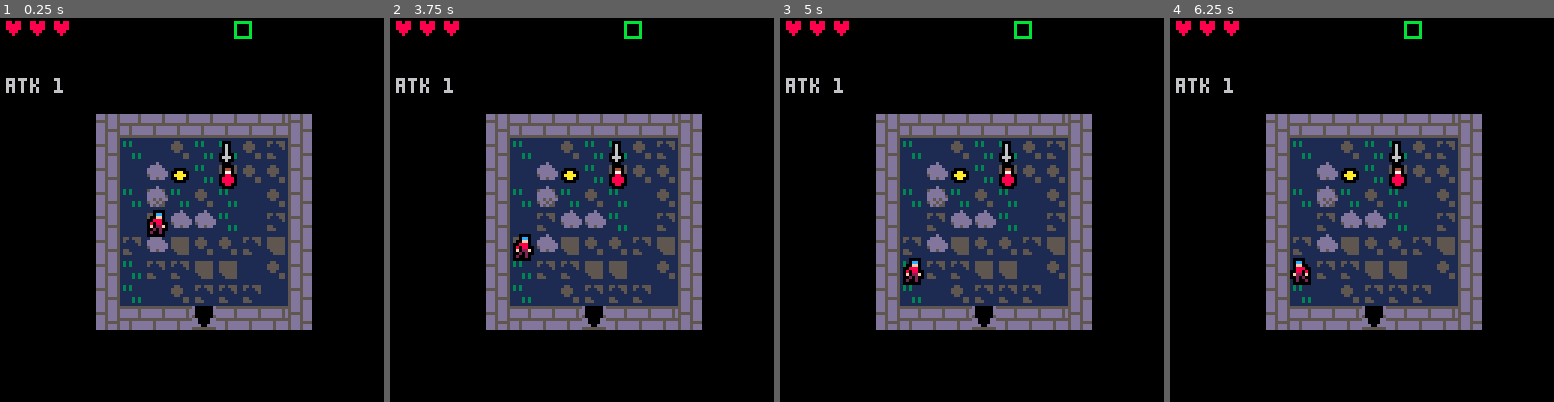
Above: before the commit, frames 1-4 (left to right).
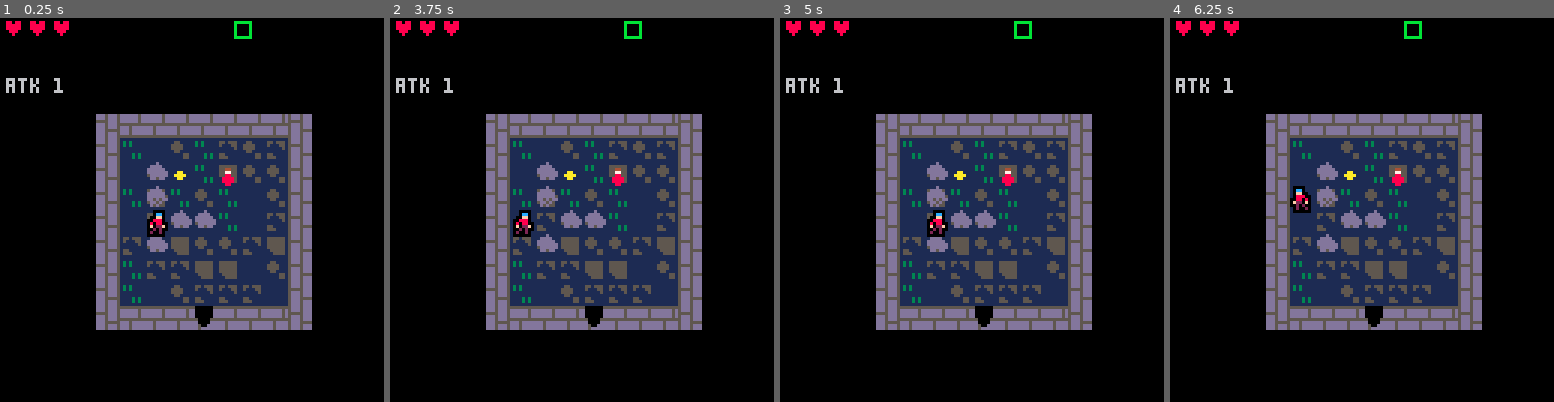
Above: after the commit, the same moments.

Repository: DanBrooker/legend-7drl
Game: PICO-8 cartridge legend.p8
Same seed, same stepped clock (60 frames per second), same inputs: the game is played once before the commit and once after it.
Inputs:
- Up to frame 1 (0.25 s): no input
- Up to frame 2 (3.75 s): tap O (Z key) at 0.33, 0.7, 1.43, 2.22, 3.1 s; tap X (X key) at 1.07, 2.07, 2.4, 2.73, 3.07, 3.4, 3.73 s; hold Left 1.97-2.37 s; hold Down 2.42-2.82 s; hold Right 2.87-3.53 s; hold Up from 3.58 s (still down)
- Up to frame 3 (5 s): tap O (Z key) at 3.98, 4.87 s; tap X (X key) at 4.07, 4.4, 4.73 s; release Up at 4.08 s; hold Right 4.13-4.53 s; hold Down from 4.58 s (still down)
- Up to frame 4 (6.25 s): tap X (X key) every 0.33 s from 5.07 to 6.07 s; release Down at 5.08 s; hold Left 5.13-5.8 s; tap O (Z key) at 5.75 s; hold Up 5.85-6.18 s; hold Left from 6.23 s (still down)

The runs differ from the first frame. In frame 1, 0.6% of the frame differs, in the area x 44-62%, y 32-82%; in frame 2, 1.2%; in frame 3, 1.2%, in the area x 32-62%, y 32-82%; in frame 4, 1.2%.

Commit message:
fumble items

Diff:
--- a/legend.p8
+++ b/legend.p8
@@ -23,11 +23,11 @@
   {t_viper,t_spider,t_griffon}
 }
 
-t_key = {"k1"}
-t_gold = {"g1"}
-t_weapons = {"w1","w2","w3","w4","w5"}
-t_items = {"i1", "i2", "i3","i4",'i5',"g1"}
-t_heals = {"i5"}
+t_key = {"key"}
+t_gold = {"gold"}
+t_weapons = {"dagger","poison dagger", "bow", "wand", "sword", "bomb"}
+t_items = {"gold","ring","amulet","leather armour","chainmail", "bomb"}
+t_heals = {"health potion"}
 
 t_stairs = 58
 t_wall_t = 12
@@ -40,83 +40,114 @@
 t_door_r = 55
 t_floor = {9,10,25,26,41} --,57, 42}
 
-armoury = {
-  k1 = {
-    name = 'key',
-    spr = 3,
-    type = 'k'
-  },
-  g1 = {
-    name = 'gold',
-    spr = 35,
-    amount = 1,
-    type = 'g'
-  },
-  w1 = {
-    name = "dagger",
-    type = "w",
-    atk = 2,
-    spr = 19
-  },
-  w2 = {
-    name = "sword",
-    type = "w",
-    atk = 3,
-    spr = 20
-  },
-  w3 = {
-    name = "great sword",
-    type = "w",
-    atk = 4,
-    spr = 20
-  },
-  w4 = {
-    name = "wand",
-    type = "w",
-    ratk = 1,
-    spr = 5
-  },
-  w5 = {
-    name = "bow",
-    type = "w",
-    ratk = 2,
-    spr = 21
-  },
-  i1 = {
-    name = "ring",
-    type = "e",
-    spr = 4
-  },
-  i2 = {
-    name = "amulet",
-    type = "e",
-    spr = 36
-  },
-  i3 = {
-    name = "armour",
-    type = "e",
-    armour = 1,
-    spr = 52
-  },
-  i4 = {
-    name = "bomb",
-    type = "i",
-    spr = 18
-  },
-  i5 = {
-    name = "health potion",
-    type = "p",
-    dhp = 2,
-    spr=2
+allitems={
+  {'key',3},
+  {'gold',35},
+  {'health potion',2,true,{quaff={hp=2},col=8}}, -- todo
+  {'teleport potion',2,true,{quaff=teleport, throw=teleport, col=12}}, -- todo
+  {'dagger',19,true,{atk=2,col=6}},
+  {'poison dagger',19,true,{atk=1, col=11, poison=1, throw=true, col=11}}, --rodo
+  {'sword',10,false,{atk=3,col=6}},
+  {'flaming sword',10,false,{col=8, atk=3, flame=1,col=9}}, --todo
+  {'wand',5,false,{ratk=1,col=4}}, -- todo
+  {'bow',21,false,{ratk=2,col=4}}, -- todo
+  {'frost bow',21,false,{ratk=2, freeze=2, col=12}}, -- todo
+  {'bomb',18,true,{explosion=1,col=5}}, -- todo
+  {'mega bomb',18,true,{explosion=2,col=8}}, -- todo
+  {'amulet', 36, true, {hp=4}},
+  {'ring', 4, true, {hp=5}},
+  {'leather armour', 52, false, {def=1}},
+  {'chainmail', 52, false, {def=2}},
+  {'plate armour', 52, false, {def=3}}
+}
+
+armoury = {}
+for item in all(allitems) do
+   new_item = {
+    name=item[1],
+    spr=item[2],
+    stack=item[3] or false,
   }
-}
-
-id=0
+  for k,v in pairs(item[4] or {}) do
+    new_item[k] = v
+  end
+  armoury[item[1]] = new_item
+end
+
+-- armoury = {
+--   k1 = {
+--     name = 'key',
+--     spr = 3,
+--     type = 'k'
+--   },
+--   g1 = {
+--     name = 'gold',
+--     spr = 35,
+--     amount = 1,
+--     type = 'g'
+--   },
+--   w1 = {
+--     name = "dagger",
+--     type = "w",
+--     atk = 2,
+--     spr = 19
+--   },
+--   w2 = {
+--     name = "sword",
+--     type = "w",
+--     atk = 3,
+--     spr = 20
+--   },
+--   w3 = {
+--     name = "great sword",
+--     type = "w",
+--     atk = 4,
+--     spr = 20
+--   },
+--   w4 = {
+--     name = "wand",
+--     type = "r",
+--     ratk = 1,
+--     spr = 5
+--   },
+--   w5 = {
+--     name = "bow",
+--     type = "r",
+--     ratk = 2,
+--     spr = 21
+--   },
+--   i1 = {
+--     name = "ring",
+--     type = "i",
+--     spr = 4
+--   },
+--   i2 = {
+--     name = "amulet",
+--     type = "i",
+--     spr = 36
+--   },
+--   i3 = {
+--     name = "armour",
+--     type = "a",
+--     armour = 1,
+--     spr = 52
+--   },
+--   i4 = {
+--     name = "bomb",
+--     type = "i",
+--     spr = 18
+--   },
+--   i5 = {
+--     name = "health potion",
+--     type = "i",
+--     dhp = 2,
+--     spr=2
+--   }
+-- }
+
 function entity_create(x, y, spr, args)
   -- log(args)
-  id += 1
   local new_entity = {
-   id = id,
    x = x,
    y = y,
    mov = nil,
@@ -147,12 +178,15 @@
   add(entities, new_entity)
   return new_entity
 end
-function item_create(pos, key)
-  -- log(key)
-  local data = armoury[key]
+function item_create(pos, name)
+  log("create " .. name)
+  local data = armoury[name]
+  if not data then
+    log("no data for " .. name)
+    return
+  end
   -- log(data)
   local new_item = {
-   id = id,
    x = pos[1],
    y = pos[2]
   }
@@ -192,7 +226,7 @@
 end
 
 function startgame()
-  log("startgame")
+  -- log("startgame")
   --fading
   --fadeperc=1
 
@@ -313,7 +347,8 @@
 function draw_inventory()
   local j = 0
   for item in all(inventory) do
-    drawspr(item.spr, 40 + j, 106, item.col, false, false, true)
+    -- drawspr(item.spr, 40 + j, 106, item.col, false, false, true)
+    _item_draw(item.spr,40 + j, 106,item.col)
     j += 8
   end
 end
@@ -353,30 +388,38 @@
 
 end
 
+
+
 function pickup_item(item)
+  local isgold = item.name == 'gold'
+  local match = find(inventory, "name", item.name)
+  if match and not item.stack then
+    return
+  elseif #inventory == 5 and not isgold then
+    addfloat("fumble", {x=player.x-1,y=player.y-1}, 9)
+    inventory = shuffle(inventory)
+    local drop = pop(inventory)
+    -- drop_item({item.x,item.y}, drop)
+    item_create({item.x,item.y}, drop.name)
+    -- return
+  end
+
   del(items, item)
 
-  if item.type == 'g' then
-    gold += item.amount
-    addfloat("+" .. item.amount .. ' gold', player.x * 8, player.y * 8, 9)
+  if isgold then
+    gold += 1
+    addfloat("+" .. 1 .. ' gold', player, 9)
     return
   elseif item.atk then
-    local atk = player.atk
-    local dif = item.atk - atk
-    local pos = dif > 0 and ' +' or ' '
-
-    addfloat(item.name .. pos .. dif .. 'atk', player.x * 8, player.y * 8, 7)
-
-    player.atk = item.atk or atk
+    player.atk = item.atk or player.atk
+  elseif item.ratk then
+    player.ratk = item.ratk or player.ratk
   elseif item.hp then
-    local hp = player.hp
-    local dif = item.hp - hp
-    local pos = dif > 0 and ' +' or ' '
-
-    addfloat(item.name .. pos .. dif .. 'hp', player.x * 8, player.y * 8, 7)
-
-    player.hp = item.hp or hp
-  end
+    player.hp = item.hp or player.hp
+  elseif item.def then
+    player.def = item.def or player.def
+  end
+  addfloat(item.name, player, 7)
 
   add(inventory, item)
 end
@@ -423,7 +466,7 @@
 function on_death(ent)
   if ent != player then
     del(entities, ent)
-    if rand(0,10) == 1 then
+    if rand(0,10) == 1 or dev then
       drop_item(ent.x, ent.y)
     end
   end
@@ -431,14 +474,15 @@
 
 function drop_item(x,y)
   local random = rand(1,4)
-  local item = "i5"
+  local item = "health potion"
   if random == 1 then
     item = randa(t_items)
   elseif random == 2 then
     item = randa(t_weapons)
   elseif random == 3 then
-    item = "g5"
-  end
+    item = "gold"
+  end
+  -- log("drop!!!")
   item_create({x,y}, item)
 end
 
@@ -501,9 +545,9 @@
   amount -= entity.def
  if amount <= 0 then
    return
-  -- addfloat('+'.. abs(amount), entity.x * 8, entity.y * 8, 11)
+  -- addfloat('+'.. abs(amount), entity, 11)
  else
-  addfloat('-'.. amount, entity.x * 8, entity.y * 8, 8)
+  addfloat('-'.. amount, entity, 8)
  end
  entity.hp -= amount
  entity.flash = 10
@@ -527,18 +571,13 @@
 end
 
 function item_draw(self)
- local col = self.col
- -- if self.flash>0 then
- --  self.flash-=1
- --  col=7
- -- end
- local frame = self.spr -- self.stun != 0 and self.ani[1] or getframe(self.ani)
- local x, y = self.x*8, self.y*8
- drawspr(frame, x, y, col, false, false, true)
-
- --if (self.stun !=0) draws(10, x, y, 0, false)
- --if (self.roots !=0) draws(11, x, y, 0, false)
- --if (self.linked) draws(12, x, y, 0, false)
+ _item_draw(self.spr, self.x*8, self.y*8, self.col)
+end
+
+function _item_draw(s,x,y,col)
+  pal(15,col or 10)
+  spr(s,x,y)
+  pal()
 end
 
 function getframe(ani)
@@ -572,12 +611,8 @@
 end
 
 function find(array, key, value)
-  -- log("find ["..key.."]="..value)
-  -- log(array)
-
   for m in all(array) do
    if m[key] == value then
-    -- log("found " .. value)
     return m
    end
   end
@@ -592,9 +627,9 @@
   -- sfx(63)
     mobwalk(player,dx,dy)
   --animate()
-  elseif locked(destx,desty) and find(inventory, "type", "k") then
+elseif locked(destx,desty) and find(inventory, "name", "key") then
     -- log("unlocked")
-    key = find(inventory, "type", "k")
+    key = find(inventory, "name", "key")
     del(inventory, key)
     mset(destx, desty, mget(destx,desty)-1)
     -- mobwalk(player,dx,dy)
@@ -605,7 +640,7 @@
   else
   -- sfx(63)
     mobbump(player,dx,dy)
-    -- return false
+    return false
   end
   return true
 end
@@ -617,7 +652,7 @@
 end
 
 function walkable(x, y, mode)
- if(dev) return true
+ -- if(dev) return true
 
  local mode = mode or ""
  local floor = not fget(mget(x,y), 0)
@@ -1310,7 +1345,8 @@
 --end
 -->8
 --combat text
-function addfloat(_txt,_x,_y,_c)
+function addfloat(_txt,ent,_c)
+  local _x,_y = ent.x*8,ent.y*8
   add(float,{txt=_txt,x=_x,y=_y,c=_c,ty=_y-10,t=0})
 end
 
--- a/src/0.init.lua
+++ b/src/0.init.lua
@@ -20,11 +20,11 @@
   {t_viper,t_spider,t_griffon}
 }
 
-t_key = {"k1"}
-t_gold = {"g1"}
-t_weapons = {"w1","w2","w3","w4","w5"}
-t_items = {"i1", "i2", "i3","i4",'i5',"g1"}
-t_heals = {"i5"}
+t_key = {"key"}
+t_gold = {"gold"}
+t_weapons = {"dagger","poison dagger", "bow", "wand", "sword", "bomb"}
+t_items = {"gold","ring","amulet","leather armour","chainmail", "bomb"}
+t_heals = {"health potion"}
 
 t_stairs = 58
 t_wall_t = 12
@@ -37,83 +37,114 @@
 t_door_r = 55
 t_floor = {9,10,25,26,41} --,57, 42}
 
-armoury = {
-  k1 = {
-    name = 'key',
-    spr = 3,
-    type = 'k'
-  },
-  g1 = {
-    name = 'gold',
-    spr = 35,
-    amount = 1,
-    type = 'g'
-  },
-  w1 = {
-    name = "dagger",
-    type = "w",
-    atk = 2,
-    spr = 19
-  },
-  w2 = {
-    name = "sword",
-    type = "w",
-    atk = 3,
-    spr = 20
-  },
-  w3 = {
-    name = "great sword",
-    type = "w",
-    atk = 4,
-    spr = 20
-  },
-  w4 = {
-    name = "wand",
-    type = "w",
-    ratk = 1,
-    spr = 5
-  },
-  w5 = {
-    name = "bow",
-    type = "w",
-    ratk = 2,
-    spr = 21
-  },
-  i1 = {
-    name = "ring",
-    type = "e",
-    spr = 4
-  },
-  i2 = {
-    name = "amulet",
-    type = "e",
-    spr = 36
-  },
-  i3 = {
-    name = "armour",
-    type = "e",
-    armour = 1,
-    spr = 52
-  },
-  i4 = {
-    name = "bomb",
-    type = "i",
-    spr = 18
-  },
-  i5 = {
-    name = "health potion",
-    type = "p",
-    dhp = 2,
-    spr=2
+allitems={
+  {'key',3},
+  {'gold',35},
+  {'health potion',2,true,{quaff={hp=2},col=8}}, -- todo
+  {'teleport potion',2,true,{quaff=teleport, throw=teleport, col=12}}, -- todo
+  {'dagger',19,true,{atk=2,col=6}},
+  {'poison dagger',19,true,{atk=1, col=11, poison=1, throw=true, col=11}}, --rodo
+  {'sword',10,false,{atk=3,col=6}},
+  {'flaming sword',10,false,{col=8, atk=3, flame=1,col=9}}, --todo
+  {'wand',5,false,{ratk=1,col=4}}, -- todo
+  {'bow',21,false,{ratk=2,col=4}}, -- todo
+  {'frost bow',21,false,{ratk=2, freeze=2, col=12}}, -- todo
+  {'bomb',18,true,{explosion=1,col=5}}, -- todo
+  {'mega bomb',18,true,{explosion=2,col=8}}, -- todo
+  {'amulet', 36, true, {hp=4}},
+  {'ring', 4, true, {hp=5}},
+  {'leather armour', 52, false, {def=1}},
+  {'chainmail', 52, false, {def=2}},
+  {'plate armour', 52, false, {def=3}}
+}
+
+armoury = {}
+for item in all(allitems) do
+   new_item = {
+    name=item[1],
+    spr=item[2],
+    stack=item[3] or false,
   }
-}
-
-id=0
+  for k,v in pairs(item[4] or {}) do
+    new_item[k] = v
+  end
+  armoury[item[1]] = new_item
+end
+
+-- armoury = {
+--   k1 = {
+--     name = 'key',
+--     spr = 3,
+--     type = 'k'
+--   },
+--   g1 = {
+--     name = 'gold',
+--     spr = 35,
+--     amount = 1,
+--     type = 'g'
+--   },
+--   w1 = {
+--     name = "dagger",
+--     type = "w",
+--     atk = 2,
+--     spr = 19
+--   },
+--   w2 = {
+--     name = "sword",
+--     type = "w",
+--     atk = 3,
+--     spr = 20
+--   },
+--   w3 = {
+--     name = "great sword",
+--     type = "w",
+--     atk = 4,
+--     spr = 20
+--   },
+--   w4 = {
+--     name = "wand",
+--     type = "r",
+--     ratk = 1,
+--     spr = 5
+--   },
+--   w5 = {
+--     name = "bow",
+--     type = "r",
+--     ratk = 2,
+--     spr = 21
+--   },
+--   i1 = {
+--     name = "ring",
+--     type = "i",
+--     spr = 4
+--   },
+--   i2 = {
+--     name = "amulet",
+--     type = "i",
+--     spr = 36
+--   },
+--   i3 = {
+--     name = "armour",
+--     type = "a",
+--     armour = 1,
+--     spr = 52
+--   },
+--   i4 = {
+--     name = "bomb",
+--     type = "i",
+--     spr = 18
+--   },
+--   i5 = {
+--     name = "health potion",
+--     type = "i",
+--     dhp = 2,
+--     spr=2
+--   }
+-- }
+
 function entity_create(x, y, spr, args)
   -- log(args)
-  id += 1
   local new_entity = {
-   id = id,
    x = x,
    y = y,
    mov = nil,
@@ -144,12 +175,15 @@
   add(entities, new_entity)
   return new_entity
 end
-function item_create(pos, key)
-  -- log(key)
-  local data = armoury[key]
+function item_create(pos, name)
+  log("create " .. name)
+  local data = armoury[name]
+  if not data then
+    log("no data for " .. name)
+    return
+  end
   -- log(data)
   local new_item = {
-   id = id,
    x = pos[1],
    y = pos[2]
   }
@@ -189,7 +223,7 @@
 end
 
 function startgame()
-  log("startgame")
+  -- log("startgame")
   --fading
   --fadeperc=1
 
--- a/src/1.game.lua
+++ b/src/1.game.lua
@@ -31,7 +31,8 @@
 function draw_inventory()
   local j = 0
   for item in all(inventory) do
-    drawspr(item.spr, 40 + j, 106, item.col, false, false, true)
+    -- drawspr(item.spr, 40 + j, 106, item.col, false, false, true)
+    _item_draw(item.spr,40 + j, 106,item.col)
     j += 8
   end
 end
@@ -71,30 +72,38 @@
 
 end
 
+
+
 function pickup_item(item)
+  local isgold = item.name == 'gold'
+  local match = find(inventory, "name", item.name)
+  if match and not item.stack then
+    return
+  elseif #inventory == 5 and not isgold then
+    addfloat("fumble", {x=player.x-1,y=player.y-1}, 9)
+    inventory = shuffle(inventory)
+    local drop = pop(inventory)
+    -- drop_item({item.x,item.y}, drop)
+    item_create({item.x,item.y}, drop.name)
+    -- return
+  end
+
   del(items, item)
 
-  if item.type == 'g' then
-    gold += item.amount
-    addfloat("+" .. item.amount .. ' gold', player.x * 8, player.y * 8, 9)
+  if isgold then
+    gold += 1
+    addfloat("+" .. 1 .. ' gold', player, 9)
     return
   elseif item.atk then
-    local atk = player.atk
-    local dif = item.atk - atk
-    local pos = dif > 0 and ' +' or ' '
-
-    addfloat(item.name .. pos .. dif .. 'atk', player.x * 8, player.y * 8, 7)
-
-    player.atk = item.atk or atk
+    player.atk = item.atk or player.atk
+  elseif item.ratk then
+    player.ratk = item.ratk or player.ratk
   elseif item.hp then
-    local hp = player.hp
-    local dif = item.hp - hp
-    local pos = dif > 0 and ' +' or ' '
-
-    addfloat(item.name .. pos .. dif .. 'hp', player.x * 8, player.y * 8, 7)
-
-    player.hp = item.hp or hp
-  end
+    player.hp = item.hp or player.hp
+  elseif item.def then
+    player.def = item.def or player.def
+  end
+  addfloat(item.name, player, 7)
 
   add(inventory, item)
 end
@@ -141,7 +150,7 @@
 function on_death(ent)
   if ent != player then
     del(entities, ent)
-    if rand(0,10) == 1 then
+    if rand(0,10) == 1 or dev then
       drop_item(ent.x, ent.y)
     end
   end
@@ -149,14 +158,15 @@
 
 function drop_item(x,y)
   local random = rand(1,4)
-  local item = "i5"
+  local item = "health potion"
   if random == 1 then
     item = randa(t_items)
   elseif random == 2 then
     item = randa(t_weapons)
   elseif random == 3 then
-    item = "g5"
-  end
+    item = "gold"
+  end
+  -- log("drop!!!")
   item_create({x,y}, item)
 end
 
@@ -219,9 +229,9 @@
   amount -= entity.def
  if amount <= 0 then
    return
-  -- addfloat('+'.. abs(amount), entity.x * 8, entity.y * 8, 11)
+  -- addfloat('+'.. abs(amount), entity, 11)
  else
-  addfloat('-'.. amount, entity.x * 8, entity.y * 8, 8)
+  addfloat('-'.. amount, entity, 8)
  end
  entity.hp -= amount
  entity.flash = 10
@@ -245,18 +255,13 @@
 end
 
 function item_draw(self)
- local col = self.col
- -- if self.flash>0 then
- --  self.flash-=1
- --  col=7
- -- end
- local frame = self.spr -- self.stun != 0 and self.ani[1] or getframe(self.ani)
- local x, y = self.x*8, self.y*8
- drawspr(frame, x, y, col, false, false, true)
-
- --if (self.stun !=0) draws(10, x, y, 0, false)
- --if (self.roots !=0) draws(11, x, y, 0, false)
- --if (self.linked) draws(12, x, y, 0, false)
+ _item_draw(self.spr, self.x*8, self.y*8, self.col)
+end
+
+function _item_draw(s,x,y,col)
+  pal(15,col or 10)
+  spr(s,x,y)
+  pal()
 end
 
 function getframe(ani)
@@ -290,12 +295,8 @@
 end
 
 function find(array, key, value)
-  -- log("find ["..key.."]="..value)
-  -- log(array)
-
   for m in all(array) do
    if m[key] == value then
-    -- log("found " .. value)
     return m
    end
   end
@@ -310,9 +311,9 @@
   -- sfx(63)
     mobwalk(player,dx,dy)
   --animate()
-  elseif locked(destx,desty) and find(inventory, "type", "k") then
+elseif locked(destx,desty) and find(inventory, "name", "key") then
     -- log("unlocked")
-    key = find(inventory, "type", "k")
+    key = find(inventory, "name", "key")
     del(inventory, key)
     mset(destx, desty, mget(destx,desty)-1)
     -- mobwalk(player,dx,dy)
@@ -323,7 +324,7 @@
   else
   -- sfx(63)
     mobbump(player,dx,dy)
-    -- return false
+    return false
   end
   return true
 end
@@ -335,7 +336,7 @@
 end
 
 function walkable(x, y, mode)
- if(dev) return true
+ -- if(dev) return true
 
  local mode = mode or ""
  local floor = not fget(mget(x,y), 0)
--- a/src/4.combat-text.lua
+++ b/src/4.combat-text.lua
@@ -1,4 +1,5 @@
-function addfloat(_txt,_x,_y,_c)
+function addfloat(_txt,ent,_c)
+  local _x,_y = ent.x*8,ent.y*8
   add(float,{txt=_txt,x=_x,y=_y,c=_c,ty=_y-10,t=0})
 end
 
Not shown, changed: 27 lines of the sprite sheet (__gfx__) section of legend.p8
